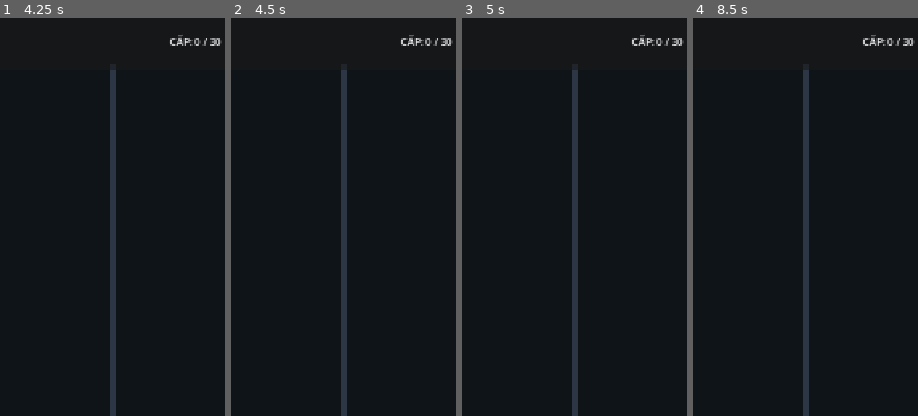
Above: before the commit, frames 1-4 (left to right).
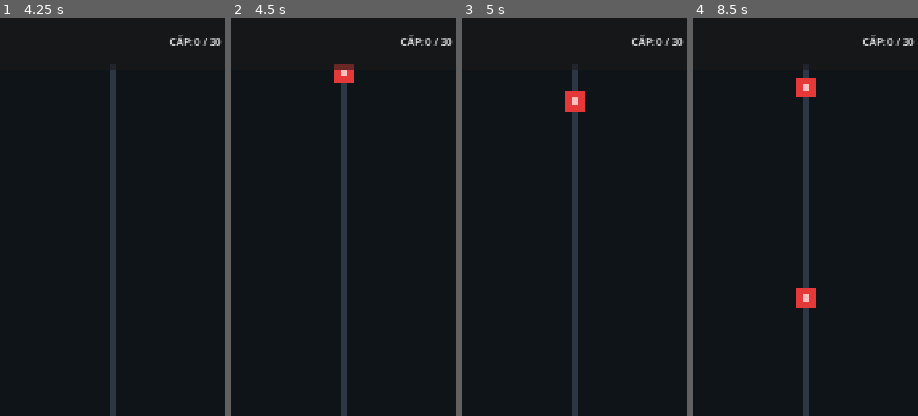
Above: after the commit, the same moments.

Repository: DacLe7/209
Game: Godot game, scene res://scenes/core/main.tscn
Two runs of this game, one before a commit and one after it. Both use one fixed random seed, a clock stepped at 60 frames per second and the inputs below.
Inputs:
- Up to frame 1 (4.25 s): click "XUẤT KÍCH" at 0.5 s; click "⏸" at 1.25 s; click "⏸" at 2 s; click "⏸" at 2.75 s; tap Enter at 3.5 s
- Up to frame 2 (4.5 s): tap Space at 4.25 s
- Up to frame 3 (5 s): no input
- Up to frame 4 (8.5 s): tap Enter at 6.5 s; tap Space at 8 s
The pictures show only the part of the screen within x 25-75%, y 0-50%; the shares and areas given below are measured in that part.

Frame 1 is identical in both runs. In frame 2, 0.4% of the frame differs, in the area x 45-55%, y 11-17%; in frame 3, 0.5%; in frame 4, 0.9%, in the area x 45-55%, y 15-73%.

Commit message:
[fix] phan tang z_index cho background va pathline tranh che khuat quai

Diff:
--- a/scenes/core/battle_arena.tscn
+++ b/scenes/core/battle_arena.tscn
@@ -9,6 +9,7 @@
 script = ExtResource("1_arena")
 
 [node name="Background" type="ColorRect" parent="."]
+z_index = -10
 custom_minimum_size = Vector2(720, 1280)
 offset_right = 720.0
 offset_bottom = 1280.0
@@ -16,6 +17,7 @@
 color = Color(0.06, 0.08, 0.1, 1)
 
 [node name="PathLine" type="Line2D" parent="."]
+z_index = -5
 points = PackedVector2Array(360, 80, 360, 1060)
 width = 8.0
 default_color = Color(0.25, 0.3, 0.38, 0.6)
--- a/tests/main_flow_test.gd
+++ b/tests/main_flow_test.gd
@@ -71,6 +71,14 @@
 	_assert(wave_mgr.path_waypoints.size() == 2, "WaveManager should receive waypoints.")
 	_assert(wave_mgr.path_waypoints == arena.waypoints, "Waypoints in WaveManager should match arena.")
 
+	# Kiểm tra z_index đảm bảo quái và các thực thể không bị che lấp
+	var bg: ColorRect = arena.get_node_or_null("Background") as ColorRect
+	_assert(bg != null, "BattleArena should have a Background node.")
+	_assert(bg.z_index == -10, "Background must have z_index = -10 to always render behind autoload nodes.")
+	_assert(arena.path_line.z_index == -5, "PathLine must have z_index = -5.")
+	_assert(bg.z_index < arena.path_line.z_index, "Background must render behind PathLine.")
+	_assert(arena.path_line.z_index < arena.base_view.z_index or arena.path_line.z_index < 0, "PathLine must render behind BaseView and Enemy entities (z_index >= 0).")
+
 	if tree != null and tree.root != null:
 		tree.root.remove_child(arena)
 	arena.free()
Not shown, changed: docs/changelog.md
